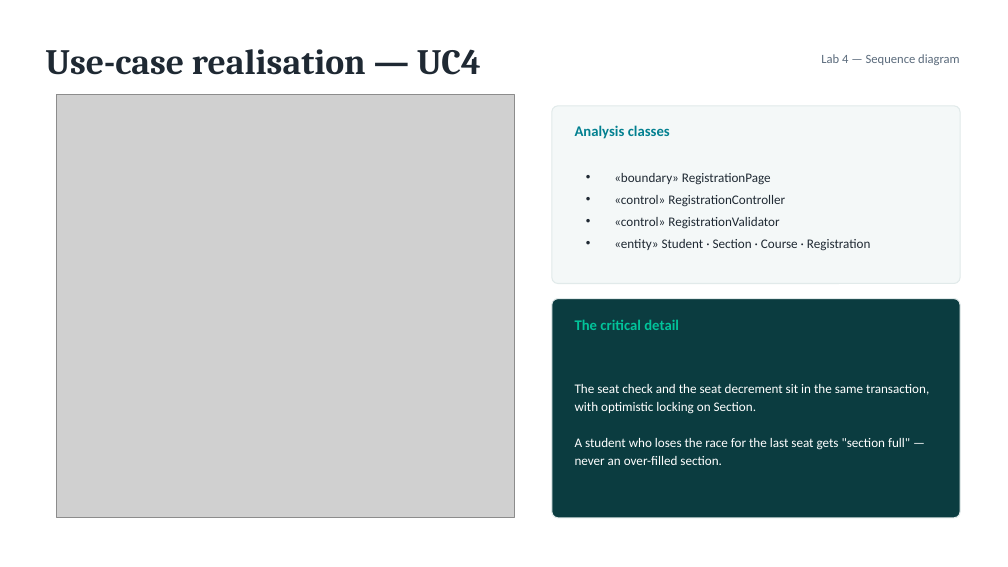
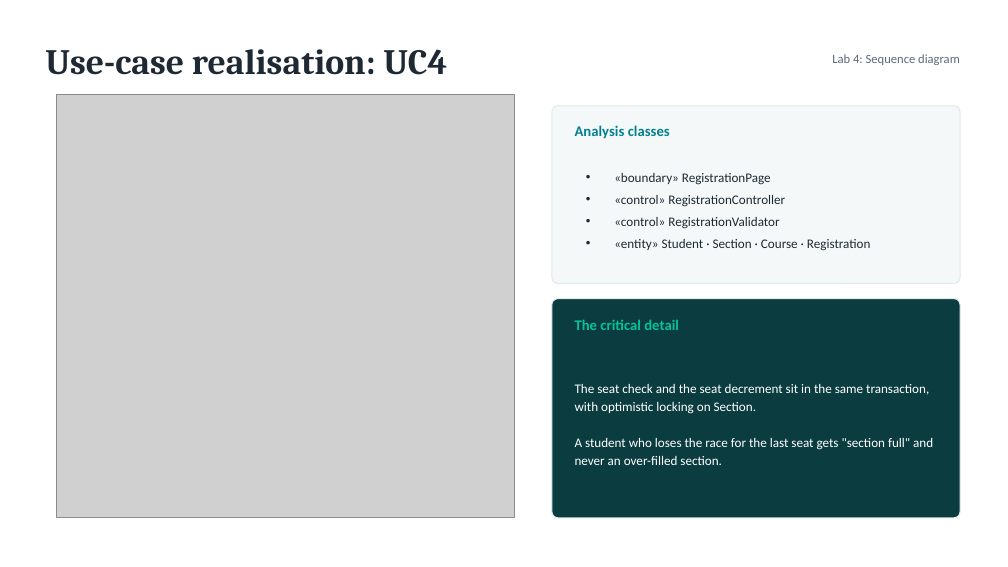
Before and after one commit to ElfatihZiad/eregistrar, a slide deck: slide 8 of presentation/eRegistrar_Requirements_Design.pptx. Drawn at 1008x567 pixels with LibreOffice and Linux fonts; fonts in the diff are those of the drawing; grey boxes stand for pictures. Boxes give left, top, right and bottom in pixels: in the first picture for what was removed or moved away, otherwise in the second. Text is boxed around its words. In the diff, an @@ line names an element or a change of style, - is before the commit and + after.

```diff
--- a/presentation/eRegistrar_Requirements_Design.pptx
+++ b/presentation/eRegistrar_Requirements_Design.pptx
@@ text at <box>45,49,447,75</box>: text changed @@
-Use-case realisation — UC4
+Use-case realisation: UC4
@@ text at <box>832,54,960,65</box>: text changed @@
-Lab 4 — Sequence diagram
+Lab 4: Sequence diagram
@@ text at <box>575,438,933,465</box>: text changed @@
-A student who loses the race for the last seat gets "section full" — never an over-filled section.
+A student who loses the race for the last seat gets "section full" and never an over-filled section.
```
Also in this commit, not shown: 8 other slides changed, 47 other files.
